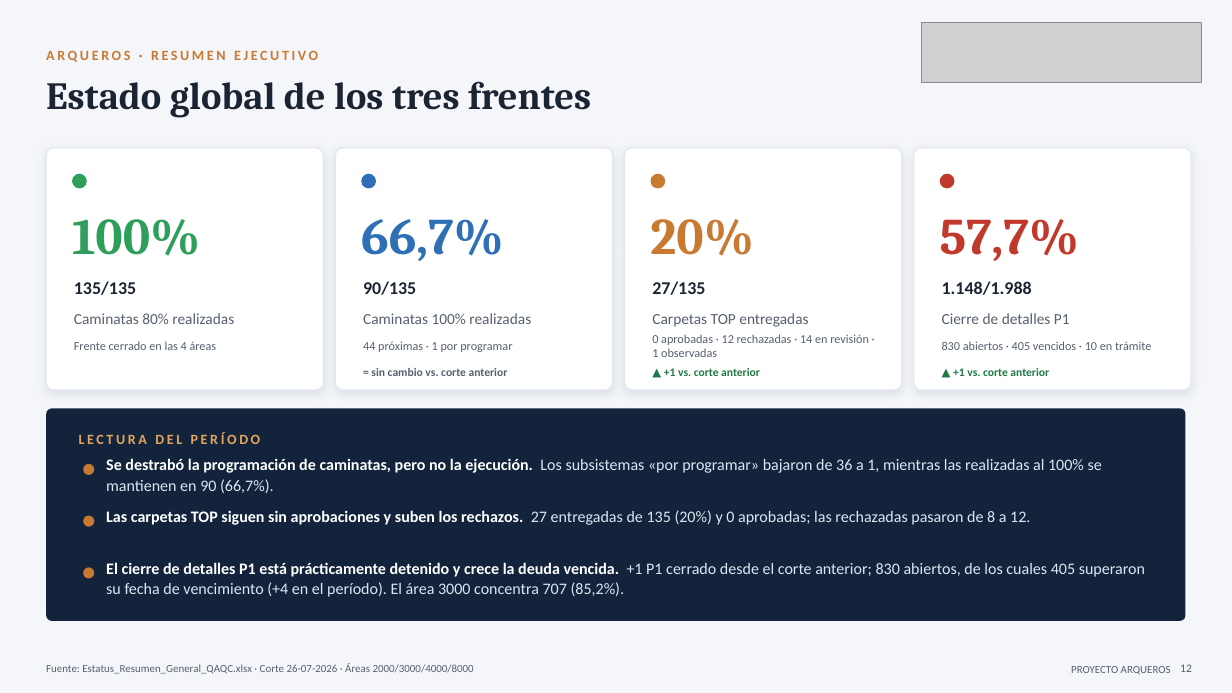
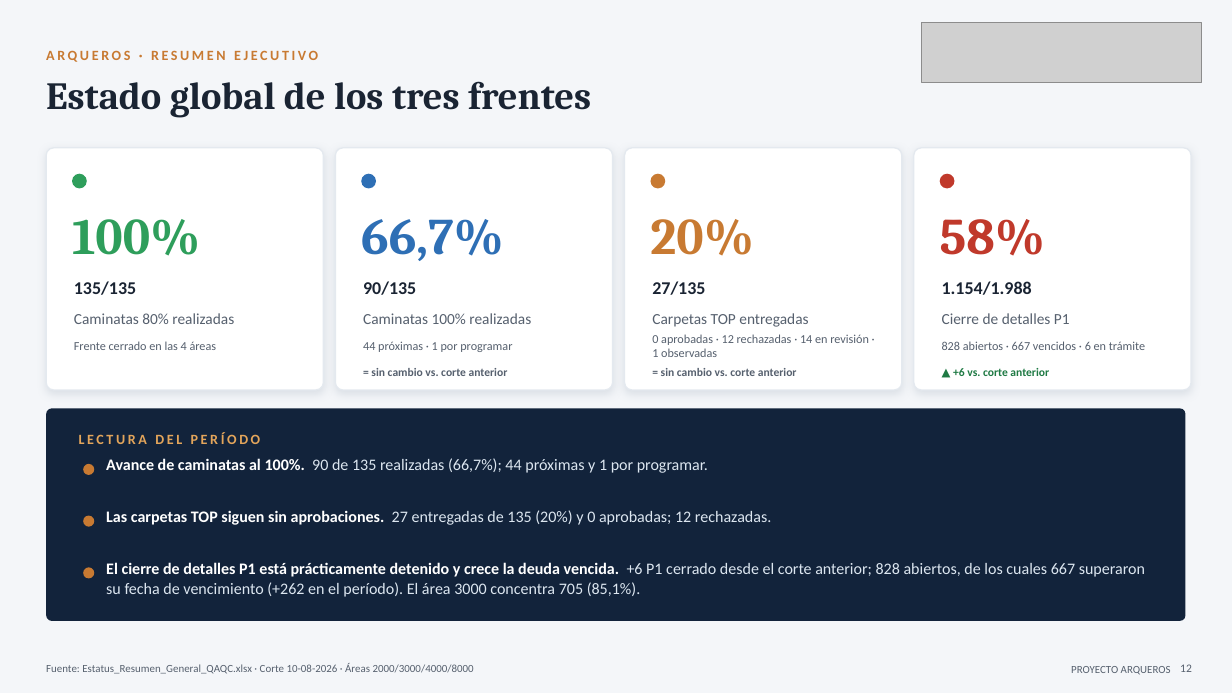
Before and after one commit to tdkvalex/Dashboard-HSEQ, a slide deck: slide 12 of panel_control_TOP_P1/Panel_Control_TOP_P1.pptx. Drawn at 1232x693 pixels with LibreOffice and Linux fonts; fonts in the diff are those of the drawing; grey boxes stand for pictures. Boxes give left, top, right and bottom in pixels: in the first picture for what was removed or moved away, otherwise in the second. Text is boxed around its words. In the diff, an @@ line names an element or a change of style, - is before the commit and + after.

```diff
--- a/panel_control_TOP_P1/Panel_Control_TOP_P1.pptx
+++ b/panel_control_TOP_P1/Panel_Control_TOP_P1.pptx
@@ text at box(940, 219, 1045, 256): text changed @@
-57,7%
+58%
@@ text at box(942, 281, 1032, 295): text changed @@
-1.148/1.988
+1.154/1.988
@@ text at box(942, 341, 1145, 350): text changed @@
-830 abiertos · 405 vencidos · 10 en trámite
+828 abiertos · 667 vencidos · 6 en trámite
@@ text at box(661, 368, 797, 376): text changed; text colour #1F7A44 to #56606E @@
-▲ +1 vs. corte anterior
+= sin cambio vs. corte anterior
@@ text at box(953, 368, 1049, 376): text changed @@
-▲ +1 vs. corte anterior
+▲ +6 vs. corte anterior
@@ text at box(106, 458, 708, 473): text changed @@
-Se destrabó la programación de caminatas, pero no la ejecución. Los subsistemas «por programar» bajaron de 36 a 1, mientras las realizadas al 100% se mantienen en 90 (66,7%).
+Avance de caminatas al 100%. 90 de 135 realizadas (66,7%); 44 próximas y 1 por programar.
@@ text at box(106, 510, 771, 525): text changed @@
-Las carpetas TOP siguen sin aprobaciones y suben los rechazos. 27 entregadas de 135 (20%) y 0 aprobadas; las rechazadas pasaron de 8 a 12.
+Las carpetas TOP siguen sin aprobaciones. 27 entregadas de 135 (20%) y 0 aprobadas; 12 rechazadas.
@@ text at box(106, 562, 1145, 597): text changed @@
-El cierre de detalles P1 está prácticamente detenido y crece la deuda vencida. +1 P1 cerrado desde el corte anterior; 830 abiertos, de los cuales 405 superaron su fecha de vencimiento (+4 en el período). El área 3000 concentra 707 (85,2%).
+El cierre de detalles P1 está prácticamente detenido y crece la deuda vencida. +6 P1 cerrado desde el corte anterior; 828 abiertos, de los cuales 667 superaron su fecha de vencimiento (+262 en el período). El área 3000 concentra 705 (85,1%).
@@ text at box(46, 663, 474, 674): text changed @@
-Fuente: Estatus_Resumen_General_QAQC.xlsx · Corte 26-07-2026 · Áreas 2000/3000/4000/8000
+Fuente: Estatus_Resumen_General_QAQC.xlsx · Corte 10-08-2026 · Áreas 2000/3000/4000/8000
```
Also in this commit, not shown: 6 other slides changed, 4 other files.
